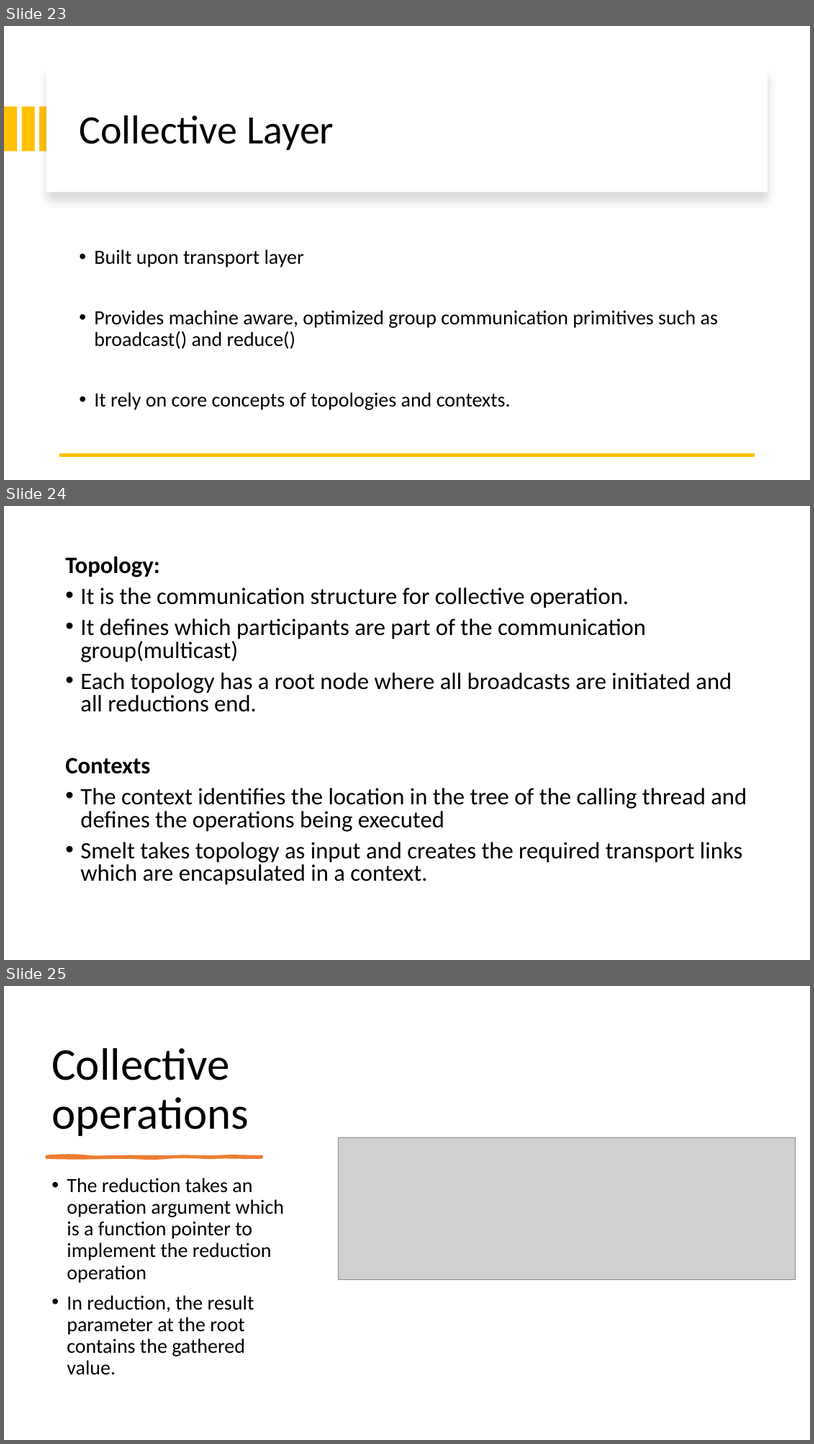
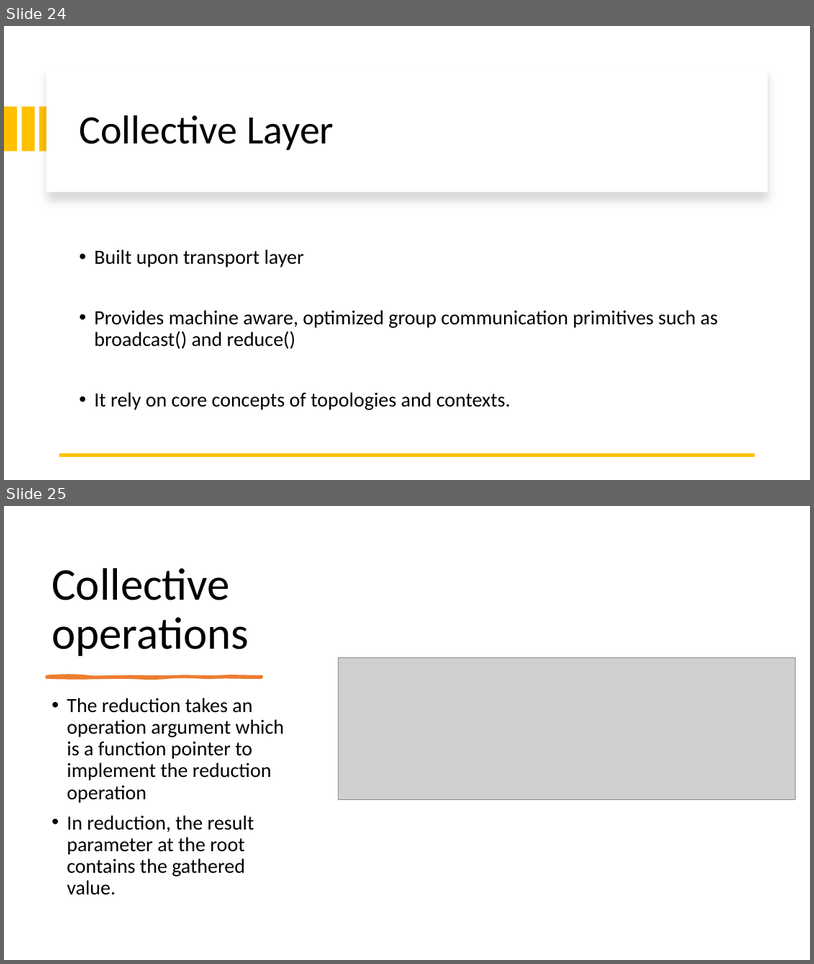
Before and after one commit to anveshmuppeda/Presentations, a slide deck: MABT_PPT.pptx. Shown one above the other, each under a label of ours: slides 23, 24 and 25 before the commit, slides 24 and 25 after it. The pictures are 814x1444 and 814x964 pixels, drawn with LibreOffice and Linux fonts; fonts in the diff are those of the drawing; grey boxes stand for pictures. Boxes give left, top, right and bottom in pixels: in the first picture for what was removed or moved away, otherwise in the second. Text is boxed around its words. In the diff, an @@ line names an element or a change of style, - is before the commit and + after.

```diff
--- a/MABT_PPT.pptx
+++ b/MABT_PPT.pptx
@@ slide 24 removed at [4, 506, 810, 960], background #FFFFFF @@
@@ text removed at [65, 556, 747, 885] @@
-Topology:
-• It is the communication structure for collective operation.
-• It defines which participants are part of the communication group(multicast)
-• Each topology has a root node where all broadcasts are initiated and all reductions end.
-Contexts
-• The context identifies the location in the tree of the calling thread and defines the operations being executed
-• Smelt takes topology as input and creates the required transport links which are encapsulated in a context.
@@ what was slide 23 is now slide 24 @@
```
Also in this commit, not shown: 1 slide changed, 4 slides added, 3 other slides removed.
